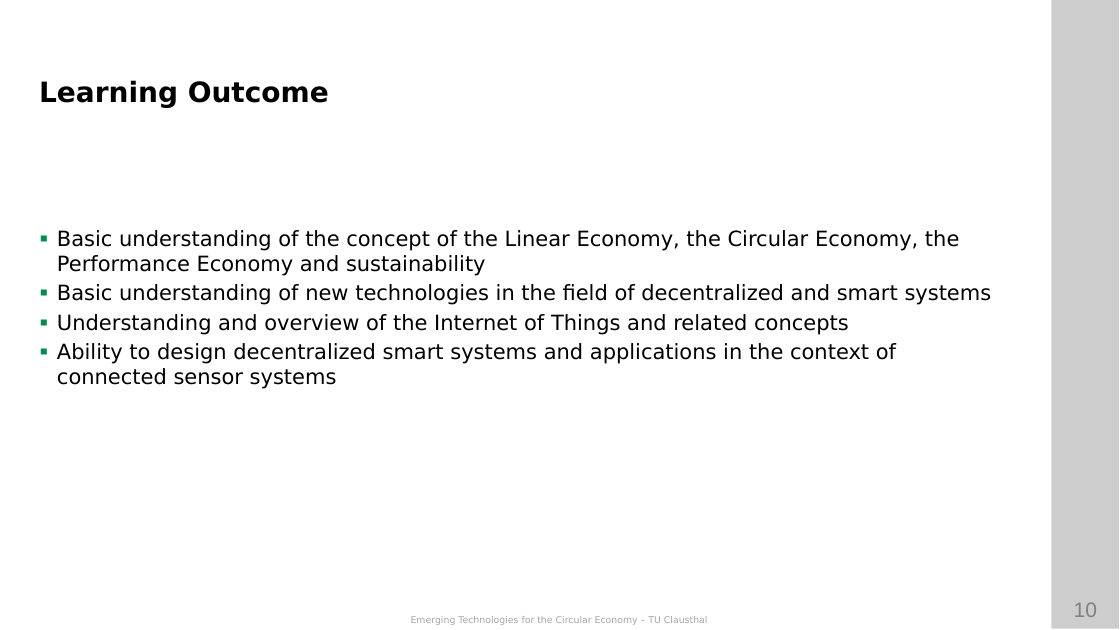
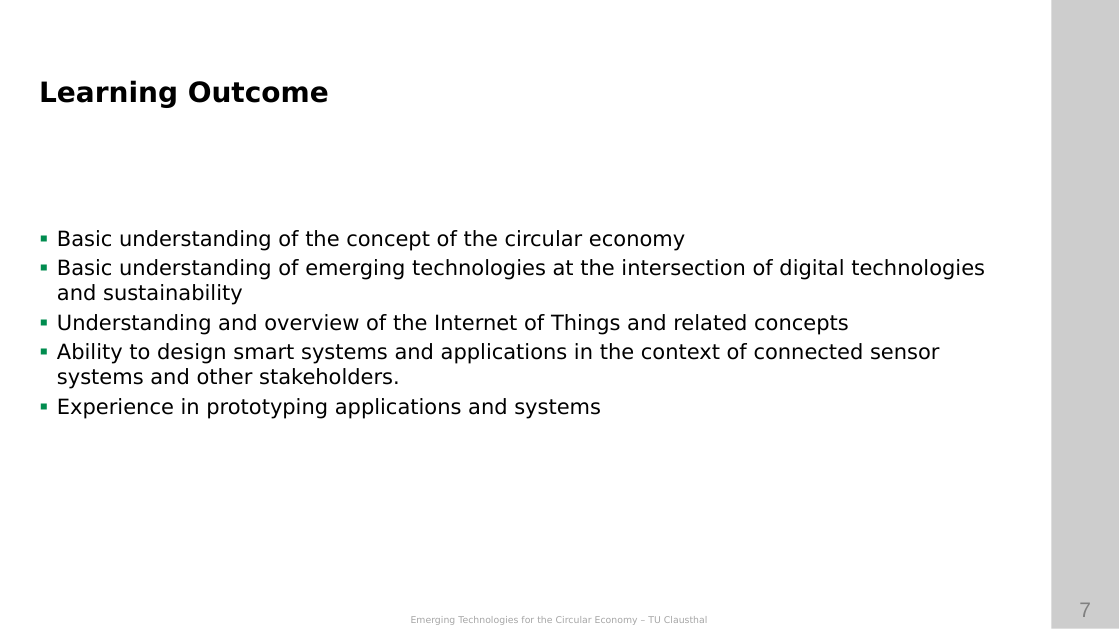
Before and after one commit to ETCE-LAB/teaching-material, a slide deck: slide 7 of Emerging-Technologies-for-the-Circular-Economy/ETCE-L00-Organization.pptx (slide 10 before the commit). Drawn at 1120x630 pixels with LibreOffice and Linux fonts; fonts in the diff are those of the drawing; background and template pictures are left out. Boxes give left, top, right and bottom in pixels: in the first picture for what was removed or moved away, otherwise in the second. Text is boxed around its words. In the diff, an @@ line names an element or a change of style, - is before the commit and + after.

```diff
--- a/Emerging-Technologies-for-the-Circular-Economy/ETCE-L00-Organization.pptx
+++ b/Emerging-Technologies-for-the-Circular-Economy/ETCE-L00-Organization.pptx
@@ text at (x1=57, y1=230, x2=985, y2=305): text changed @@
-▪ Basic understanding of the concept of the Linear Economy, the Circular Economy, the Performance Economy and sustainability
-▪ Basic understanding of new technologies in the field of decentralized and smart systems
+▪ Basic understanding of the concept of the circular economy
+▪ Basic understanding of emerging technologies at the intersection of digital technologies and sustainability
@@ text at (x1=57, y1=343, x2=940, y2=419): text changed @@
-▪ Ability to design decentralized smart systems and applications in the context of connected sensor systems
+▪ Ability to design smart systems and applications in the context of connected sensor systems and other stakeholders.
+▪ Experience in prototyping applications and systems
@@ page number at (x1=1079, y1=603, x2=1091, y2=617): text changed @@
-10
+7
```
Also in this commit, not shown: 16 other slides changed, 7 slides removed, 50 other files.
